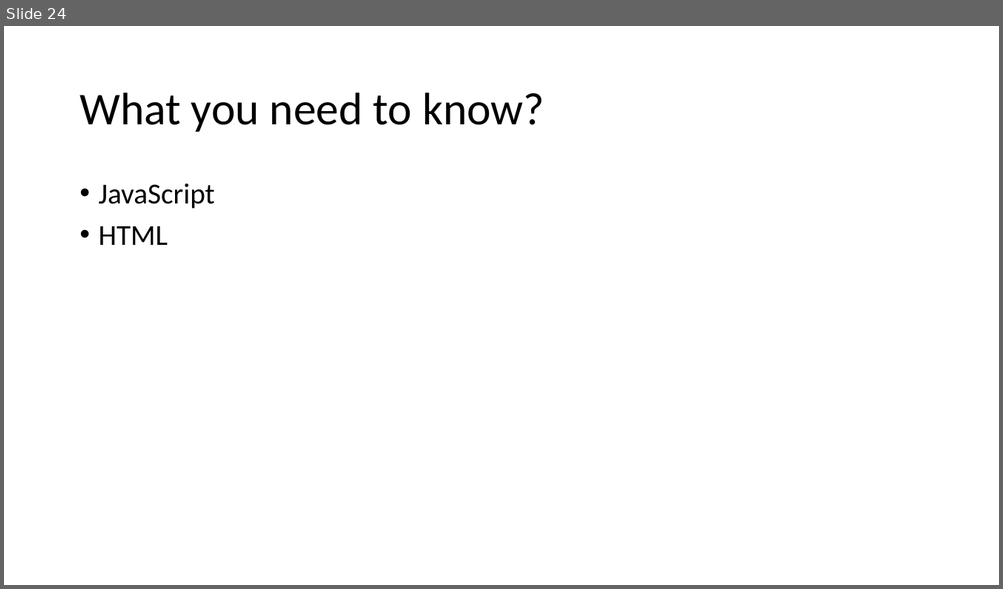
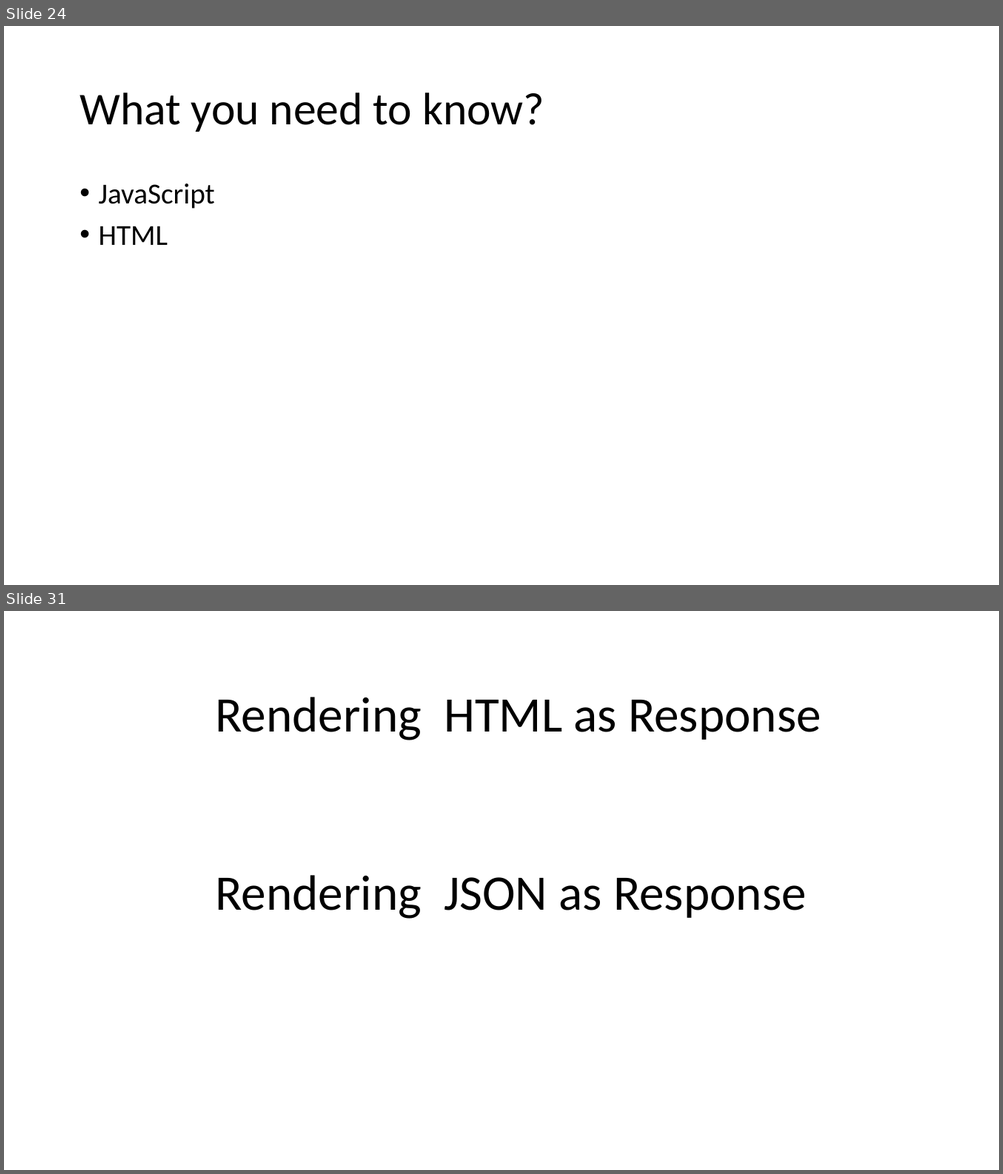
Before and after one commit to PiyushChaturvedii/batch03, a slide deck: What is Node.pptx. Shown one above the other, each under a label of ours: slide 24 before the commit, slides 24 and 31 after it; the slides between them are not shown. The pictures are 1003x589 and 1003x1174 pixels, drawn with LibreOffice and Linux fonts; fonts in the diff are those of the drawing. Boxes give left, top, right and bottom in pixels: in the first picture for what was removed or moved away, otherwise in the second. Text is boxed around its words. In the diff, an @@ line names an element or a change of style, - is before the commit and + after.

```diff
--- a/What is Node.pptx
+++ b/What is Node.pptx
@@ slide 31 added at (4,611,999,1170), background #FFFFFF @@
@@ text added at (216,697,821,741), 48 pt, text #000000 @@
+Rendering HTML as Response
@@ text added at (216,875,806,919), 48 pt, text #000000 @@
+Rendering JSON as Response
```
Also in this commit, not shown: 7 other slides added, 18 other files.
